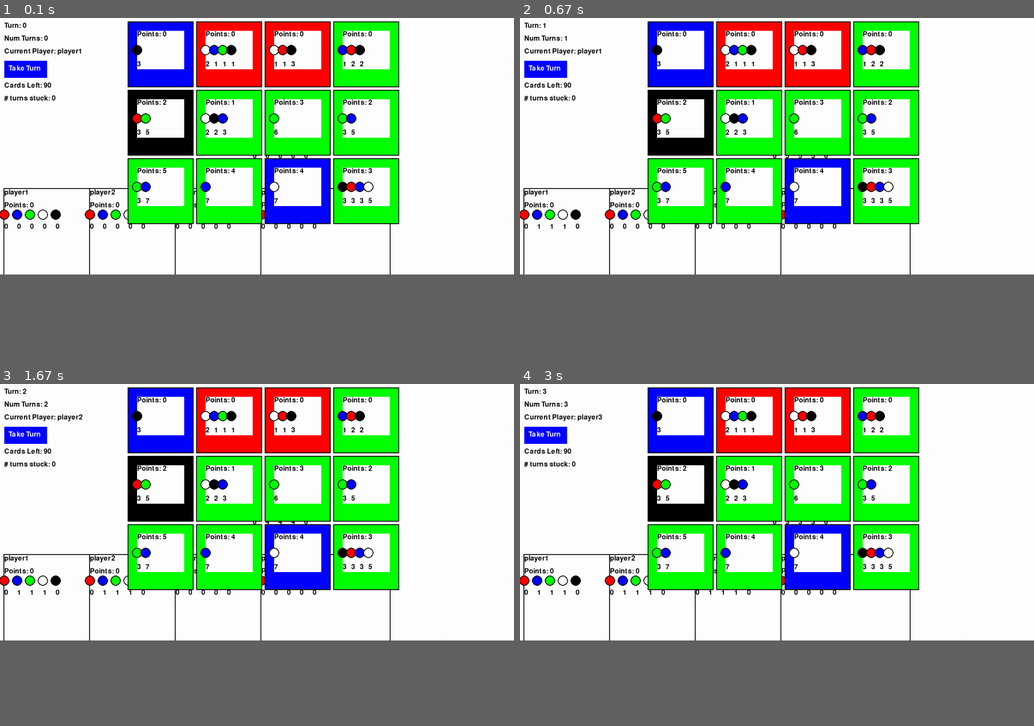
Above: before the commit, frames 1-4 (two rows, left to right).
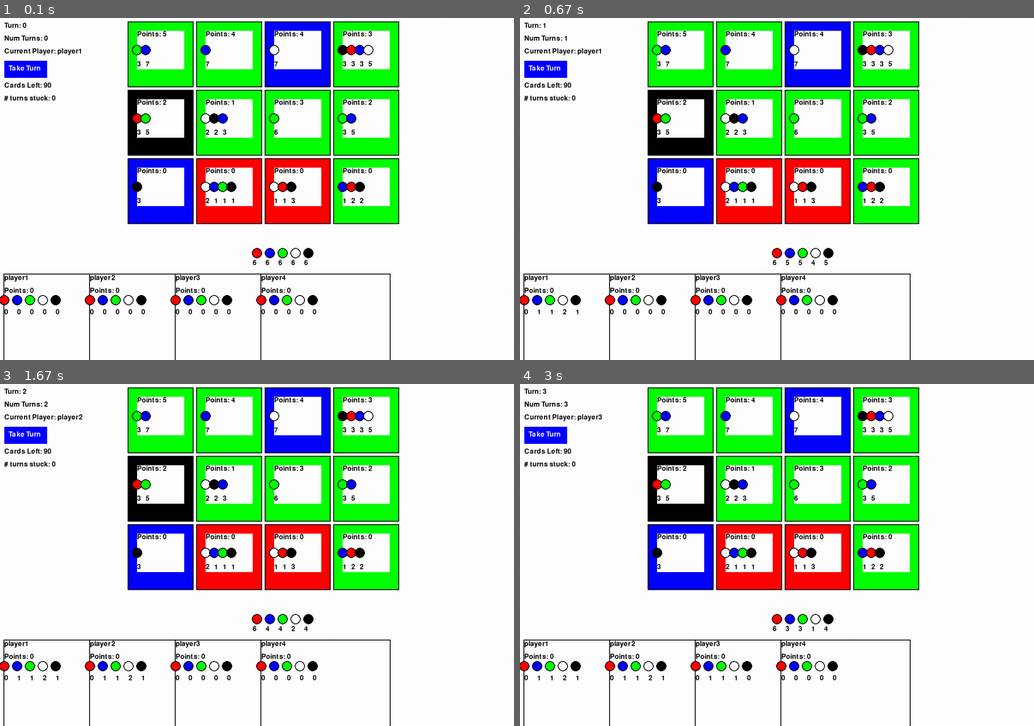
Above: after the commit, the same moments.

Repository: pmargani/Splendor
Game: pygame game, started from SplendorPyGame.py
The game is run twice, just before and just after one commit, with the same random seed, the same clock (stepped at 60 frames per second) and the same inputs.
Inputs:
- Up to frame 1 (0.1 s): no input
- Up to frame 2 (0.67 s): click "Take Turn" at 0.38 s
- Up to frame 3 (1.67 s): click "Take Turn" at 0.72 s
- Up to frame 4 (3 s): click "Take Turn" at 2.05 s
In our replay, the window is 900x450 before the commit and 900x600 after it. These sizes can differ from the game's own. Grey fills any space a smaller window leaves; there, only what the larger window draws over its background counts as a difference.

The runs differ from the first frame. In frame 1, 12% of the frame differs, in the area x 0-76%, y 1-100%; in frame 2, 12%; in frame 3, 12%; in frame 4, 12%.

Commit message:
Implemented taking two coins

Diff:
--- a/Experiment.py
+++ b/Experiment.py
@@ -31,6 +31,20 @@
         plt.ylabel('Frequency')
         plt.show()
 
+        num_turns = [int(100*(game.num_turns_take_two_coins / game.num_turns)) for game in self.results]
+        plt.hist(num_turns, bins=range(min(num_turns), max(num_turns) + 1), edgecolor='black')
+        plt.title(f"{self.name}: Number of Turns Take Two / Played")
+        plt.xlabel('Number of Turns')
+        plt.ylabel('Frequency')
+        plt.show()
+
+        num_turns = [game.num_turns for game in self.results if game.final_state=="players_stuck"]
+        plt.hist(num_turns, bins=range(min(num_turns), max(num_turns) + 1), edgecolor='black')
+        plt.title(f"{self.name}: Number of Turns Played (stuck)")
+        plt.xlabel('Number of Turns')
+        plt.ylabel('Frequency')
+        plt.show()
+
         final_states = [game.final_state for game in self.results]
         unique_states = list(set(final_states))
         state_counts = {state: final_states.count(state) for state in unique_states}
@@ -42,16 +56,23 @@
         plt.xticks(rotation=45)
         plt.show()
 
+        average_scores = [game.get_average_score() for game in self.results if game.final_state == "winning_points"]
+        plt.hist(average_scores, bins=20, edgecolor='black')
+        plt.title(f"{self.name}: Average Scores (winning)")
+        plt.xlabel('Average Score')
+        plt.ylabel('Frequency')
+        plt.show()
+
 class Experiment2(Experiment):
     def run(self):
         for igame in range(self.num_games):
-            game = self.game_class(max_turns=100, winning_points=1, strategy=CHEAPEST_STRATEGY)
+            game = self.game_class(max_turns=None, winning_points=15, strategy=CHEAPEST_STRATEGY)
             game.play_game(interactive=False)
             print(f"Finished game {igame}")
             self.results.append(copy.copy(game))
 
 def main():
-    experiment = Experiment("Experiment", Game, 1000)  # Replace GameClass with the actual game class name
+    experiment = Experiment2("Experiment2", Game, 1000)  # Replace GameClass with the actual game class name
     experiment.run()
     print(experiment.get_results())
     experiment.analyze_results()
--- a/Splendor.py
+++ b/Splendor.py
@@ -185,6 +185,8 @@
         self.num_coins_per_color = 6
         self.num_total_coins = self.num_colors * self.num_coins_per_color
         self.max_coins_per_turn = 3
+        self.min_coins_for_two = 4
+        self.num_turns_take_two_coins = 0
 
         self.num_card_levels = 3
 
@@ -251,6 +253,16 @@
     def add_noble(self, noble: Noble):
         self.nobles.append(noble)
 
+    def get_average_score(self):
+        """
+        Calculate the average score of all players in the game.
+
+        Returns:
+            float: The average score of all players.
+        """
+        total_points = sum(player.get_total_points() for player in self.players)
+        return total_points / len(self.players) if self.players else 0
+
     def take_next_coin(self, current_player):
         took_coin = None
         for color, coins in self.coins.items():
@@ -279,10 +291,28 @@
     def are_coins_available(self):
         return self.num_coins_available() > 0
 
+    def take_two_coins_for_card(self, current_player, card):
+
+        # should you take two?  can you?
+        # what is the difference between what the player has and what the card costs?
+        needs = current_player.get_cost_difference(card)
+        print(f"needs {needs} for card {card}")
+        for color, numCoins in needs.items():
+            if numCoins >= 2 and len(self.coins[color]) >= self.min_coins_for_two:
+                self.take_coin_of_color(current_player=current_player, color=color)
+                self.take_coin_of_color(current_player=current_player, color=color)
+                self.num_turns_take_two_coins += 1
+                return False
+
+        # if not
+        return False
+
     def take_coins_for_card(self, current_player, card):
         print(f"take_coins_for_card {card}")
         took_coin = None
         took_colors = []
+        if self.take_two_coins_for_card(current_player, card):
+            return True
         for coinTake in range(self.max_coins_per_turn):
             print(f"coinTake: {coinTake}")
             if current_player.can_take_coin() and self.are_coins_available():
@@ -372,17 +402,19 @@
         """
 
         # well first just buy any card that can be afforded
-        for card in self.cards[0][:self.num_cards_visible]:
-            if current_player.can_afford_card(card):
-                self.buy_card(current_player, card)
-                return card, True
+        for level in range(self.num_card_levels):
+            for card in self.cards[level][:self.num_cards_visible]:
+                if current_player.can_afford_card(card):
+                    self.buy_card(current_player, card)
+                    return card, True
 
         cheapest_card = None
         # what's the cheapest card?
-        for card in self.cards[0][:self.num_cards_visible]:
-            print(f"checking card {card} w/ weighted cost {card.get_weighted_cost()}")
-            if cheapest_card is None or card.get_weighted_cost() < cheapest_card.get_weighted_cost():
-                cheapest_card = card
+        for level in range(self.num_card_levels):
+            for card in self.cards[0][:self.num_cards_visible]:
+                print(f"checking card {card} w/ weighted cost {card.get_weighted_cost()}")
+                if cheapest_card is None or card.get_weighted_cost() < cheapest_card.get_weighted_cost():
+                    cheapest_card = card
 
         if cheapest_card and current_player.can_afford_card(cheapest_card):
             self.buy_card(current_player, cheapest_card)
@@ -461,19 +493,6 @@
             return True
         return False
 
-    def take_coin_for_card_old(self, current_player, card):
-        took_coin = False
-        for color, amount in card.cost.items():
-            if amount > 0:
-                for _ in range(amount):
-                    if current_player.can_take_coin() and len(self.coins[color]) > 0:
-                        took_coin = self.take_coin_of_color(current_player, color)
-                        if took_coin:
-                            return took_coin
-                    else:
-                        break
-        return took_coin
-
     def take_coin_for_card(self, current_player: Player, card: Card, disallowed_colors: list):
 
         took_coin = None
--- a/SplendorPyGame.py
+++ b/SplendorPyGame.py
@@ -5,7 +5,7 @@
 
 # Constants
 SCREEN_WIDTH = 1200
-SCREEN_HEIGHT = 600
+SCREEN_HEIGHT = 800
 CARD_WIDTH = 150
 CARD_HEIGHT = 150
 PLAYER_CARD_WIDTH = 25
@@ -115,6 +115,8 @@
     draw_text(f"Cards: {player.get_cards_dict()}", x, y + 90)
 
 def playSplendorPyGame():
+
+
     game = Game(num_players=4, max_turns=None, winning_points=1, strategy=CHEAPEST_STRATEGY)
 
     print(f"Players: {game.players}")
@@ -159,14 +161,22 @@
 
         # Draw coins in the middle of the screen
         for i, (color, coins) in enumerate(game.coins.items()):
-            draw_coin(color, SCREEN_WIDTH // 2 + i * (COIN_RADIUS * 2 + 10), SCREEN_HEIGHT // 2)
-            draw_text(str(len(coins)), SCREEN_WIDTH // 2 + i * (COIN_RADIUS * 2 + 10) - 10, SCREEN_HEIGHT // 2 + COIN_RADIUS + 5)
+            draw_coin(color, SCREEN_WIDTH // 2 + i * (COIN_RADIUS * 2 + 10), SCREEN_HEIGHT - 250)
+            draw_text(str(len(coins)), SCREEN_WIDTH // 2 + i * (COIN_RADIUS * 2 + 10) - 10, (SCREEN_HEIGHT - 250) + COIN_RADIUS + 5)
 
 
         # Draw visible cards
-        for level, cards in enumerate(game.cards):
+        # for level, cards in enumerate(game.cards):
+        # Draw visible cards
+        for level in [2, 1, 0]:
+            cards = game.cards[level]
+            y_position = 10 + (2 - level) * (CARD_HEIGHT + 10)
             for j, card in enumerate(cards[:game.num_cards_visible]):
-                draw_card(card, 300 + j * (CARD_WIDTH + 10), 10 + level * (CARD_HEIGHT + 10))
+                draw_card(card, 300 + j * (CARD_WIDTH + 10), y_position)
+        # for level in [2, 1, 0]:
+        #     cards = game.cards[level]
+        #     for j, card in enumerate(cards[:game.num_cards_visible]):
+        #         draw_card(card, 300 + j * (CARD_WIDTH + 10), 10 + level * (CARD_HEIGHT + 10))
 
 
         # Check for button click
